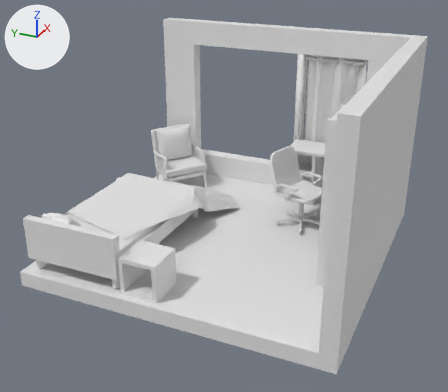
What one commit did to the Blender file static/myroom.blend.
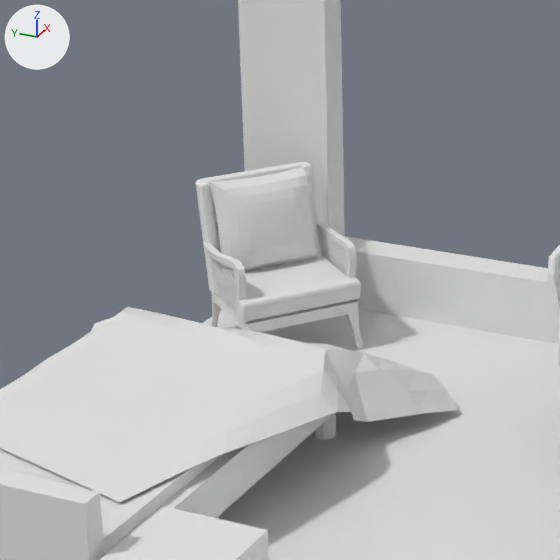
Old and new are each drawn whole from a 50 mm camera at (-13.97, -6.0, 8.47) aimed at (-0.39, 0.11, 1.68) and again close up on the part from 19% to 61% of the width and 18% to 66% of the height. Every picture has the same lights, and +X, +Y and +Z are marked at upper left.

Objects in the first close-up: 'armL', 'armR', 'bedTable', 'bottom', 'chairSeat', 'cushion', 'dossier', 'grilleL', 'grilleR', 'mattress', 'seat', 'sheets', 'sommier', 'wall'.
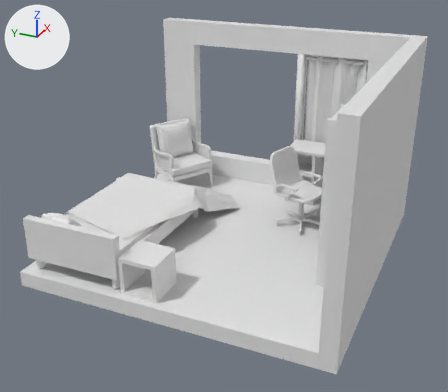
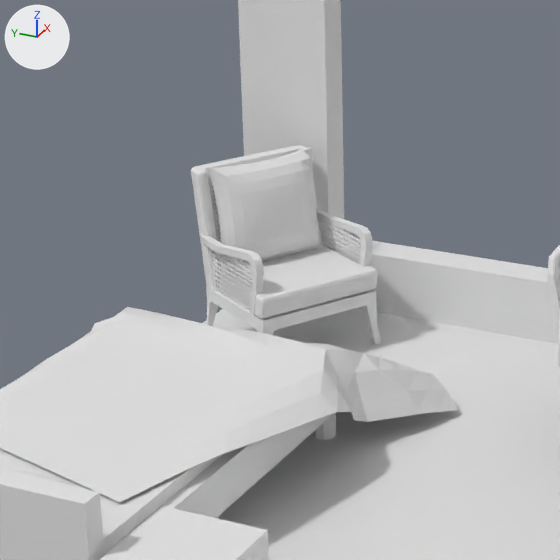
Where the newer file only moved an object's origin or applied its transform, the numbers keep the older frame.

Where the change shows, as pixel boxes (x1, y1, x2, y2) in the close-ups (560 x 560 px):
'cushion', reshaped (11% taller)
    before: (208, 164, 321, 275)
    after: (208, 147, 323, 270)
'seat', moved, turned, rescaled
    before: (219, 255, 361, 322)
    after: (220, 246, 378, 319)
'bottom', reshaped, moved, turned, rescaled
    before: (209, 292, 363, 349)
    after: (205, 286, 380, 344)
'dossier', moved, turned, rescaled
    before: (196, 162, 322, 293)
    after: (191, 145, 317, 291)
'armR', moved, turned, rescaled
    before: (203, 242, 246, 319)
    after: (201, 234, 264, 316)
'grilleR', moved, turned, rescaled
    before: (211, 258, 236, 313)
    after: (211, 249, 253, 310)
'armL', moved, turned, rescaled
    before: (317, 221, 357, 278)
    after: (317, 209, 372, 267)
'grilleL', moved, turned, rescaled
    before: (318, 230, 347, 275)
    after: (318, 219, 362, 264)
part 1 of me_cube_017, cut back
    before: (212, 293, 363, 349)
    after: (206, 286, 380, 344)

Diff of the bpy script that builds the scene:
```diff
--- a/static/myroom.blend.py
+++ b/static/myroom.blend.py
@@ me_cube_017 @@
 # used by ob_bottom; location = (2.443, 2.897, 0.661); rotation_euler = (-0.0148, -0.0185, -6.199), in degrees (-0.8, -1.1, -355); scale = (0.0575, 0.0575, 0.109)
-me_cube_017.from_pydata(...)  # 110 vertices, 96 faces; spans x -15.0..16.4, y -15.0..16.4, z -2.4..2.5
+me_cube_017.from_pydata(...)  # 116 vertices, 91 faces; spans x -14.1..16.4, y -14.1..16.4, z -2.4..2.5
+# me_cube_017 part 1
+# 2 vertices are removed from x 0.8..14.9, y 0.8..14.9, z 2.5
+# 12 faces are deleted
+# 26 vertices in x -15.0..2.8, y -15.0..2.8, z -2.4..2.5 move by (0.9, 0.9, 0.0)
+# 7 vertices in x 0.7..2.1, y -15.0..-13.3, z -2.4..-1.5 move by (0.9, 1.0, 0.0)
+# 5 vertices in x -15.0..-13.3, y 0.7..2.1, z -2.4..-1.5 move by (1.0, 0.9, 0.0)
+# 4 vertices in x -14.1..2.3, y -14.1..2.3, z -1.8 move by (1.0, 1.0, 0.0)
+# 8 vertices are added at x 0.3..15.2, y 0.3..15.2, z 2.1..2.5
+# 7 new faces join them
@@ me_plane_008 @@
 # used by ob_cushion; location = (2.743, 3.291, 1.649); rotation_euler = (0.0917, 1.311, -2.184), in degrees (5.3, 75, -125); scale = (0.547, 0.602, 0.547)
-me_plane_008.from_pydata(...)  # 312 vertices, 278 faces; spans x -0.97..0.92, y -0.98..0.98, z -0.3..0.55
+me_plane_008.from_pydata(...)  # 312 vertices, 277 faces; spans x -1.3..0.79, y -1.02..1.08, z -0.31..0.72
+# me_plane_008 part 2: 312 vertices removed from x -0.97..0.92, y -0.98..0.98, z -0.3..0.55; 312 vertices added at x -1.3..0.79, y -1.02..1.08, z -0.31..0.72
@@ ob_armr @@
 ob_armr = bpy.data.objects.new('armR', me_cube_020)
-ob_armr.location = (1.788, 3.125, 1.25)
-ob_armr.rotation_euler = (0.0236, 0.00259, -2.272)  # degrees (1.4, 0.1, -130)
-ob_armr.scale = (0.361, 0.0361, 0.328)
+ob_armr.location = (1.743, 2.933, 1.367)
+ob_armr.rotation_euler = (0.0, 0.0, -2.094)  # degrees (0, 0, -120)
+ob_armr.scale = (0.39, 0.039, 0.355)
@@ ob_bottom @@
 ob_bottom = bpy.data.objects.new('bottom', me_cube_017)
-ob_bottom.location = (2.443, 2.897, 0.661)
-ob_bottom.rotation_euler = (-0.0148, -0.0185, -6.199)  # degrees (-0.8, -1.1, -355)
-ob_bottom.scale = (0.0575, 0.0575, 0.109)
+ob_bottom.location = (2.44, 2.774, 0.702)
+ob_bottom.rotation_euler = (0.0, 0.0, 6.545)  # degrees (0, 0, 15)
+ob_bottom.scale = (0.065, 0.065, 0.124)
@@ ob_dossier @@
 ob_dossier = bpy.data.objects.new('dossier', me_cube_019)
-ob_dossier.location = (2.853, 3.419, 1.87)
-ob_dossier.rotation_euler = (0.0236, 0.00259, -2.272)  # degrees (1.4, 0.1, -130)
-ob_dossier.scale = (0.0608, 0.669, 0.608)
+ob_dossier.location = (2.831, 3.436, 2.02)
+ob_dossier.rotation_euler = (0.0, 0.0, -2.094)  # degrees (0, 0, -120)
+ob_dossier.scale = (0.0656, 0.722, 0.657)
@@ ob_griller @@
 ob_griller = bpy.data.objects.new('grilleR', me_plane_002)
-ob_griller.location = (1.947, 3.312, 0.847)
-ob_griller.rotation_euler = (0.109, 1.547, -0.592)  # degrees (6.2, 89, -34)
-ob_griller.scale = (0.761, 0.837, 0.837)
+ob_griller.location = (1.873, 3.163, 0.931)
+ob_griller.rotation_euler = (0.524, 1.571, 0.0)  # degrees (30, 90, 0)
+ob_griller.scale = (0.822, 0.904, 0.904)
@@ ob_arml @@
 ob_arml = bpy.data.objects.new('armL', me_cube_023)
-ob_arml.location = (2.754, 2.309, 1.277)
-ob_arml.rotation_euler = (0.0236, 0.00259, -2.272)  # degrees (1.4, 0.1, -130)
-ob_arml.scale = (0.361, -0.0361, 0.328)
+ob_arml.location = (2.927, 2.25, 1.367)
+ob_arml.rotation_euler = (0.0, 0.0, -5.236)  # degrees (0, 0, -300)
+ob_arml.scale = (-0.39, 0.039, 0.355)
@@ ob_grillel @@
 ob_grillel = bpy.data.objects.new('grilleL', me_plane_004)
-ob_grillel.location = (2.928, 2.484, 0.874)
-ob_grillel.rotation_euler = (3.251, 1.547, -0.592)  # degrees (186, 89, -34)
-ob_grillel.scale = (0.761, -0.837, 0.837)
+ob_grillel.location = (3.06, 2.477, 0.931)
+ob_grillel.rotation_euler = (-0.524, -1.571, 0.0)  # degrees (-30, -90, 0)
+ob_grillel.scale = (-0.822, 0.904, 0.904)
@@ ob_seat @@
 ob_seat = bpy.data.objects.new('seat', me_cube_024)
-ob_seat.location = (2.311, 2.757, 1.059)
-ob_seat.rotation_euler = (0.0236, 0.00259, -2.272)  # degrees (1.4, 0.1, -130)
-ob_seat.scale = (0.602, 0.587, 0.122)
+ob_seat.location = (2.363, 2.64, 1.144)
+ob_seat.rotation_euler = (0.0, 0.0, -2.094)  # degrees (0, 0, -120)
+ob_seat.scale = (0.65, 0.634, 0.131)
```
